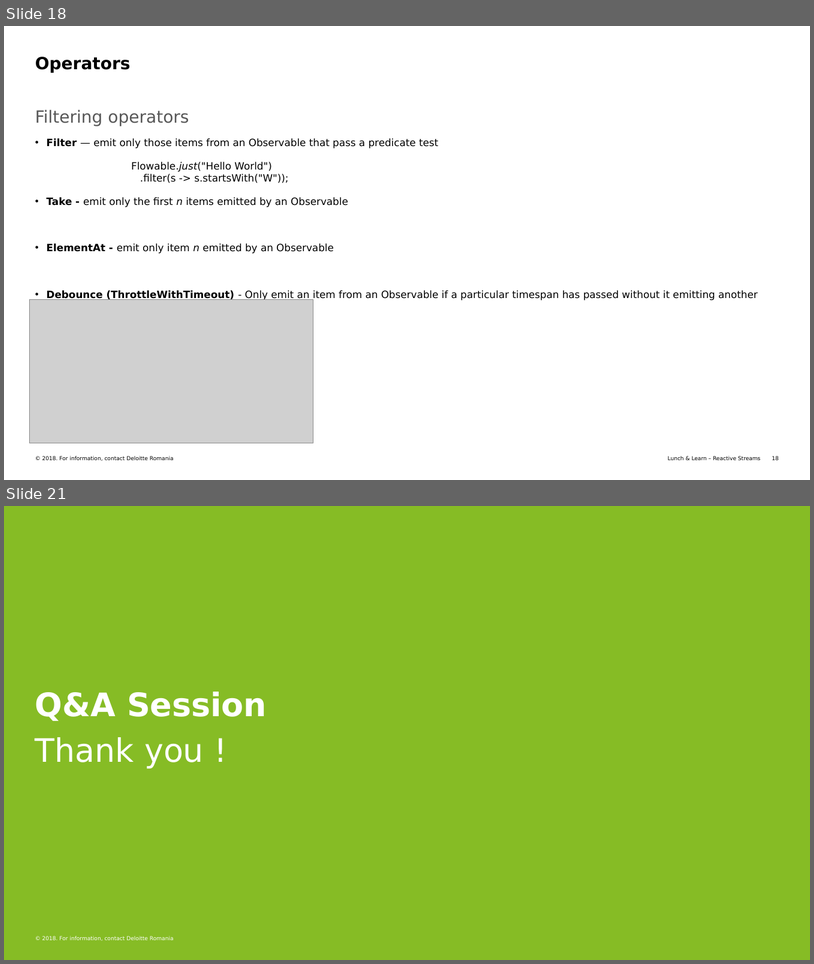
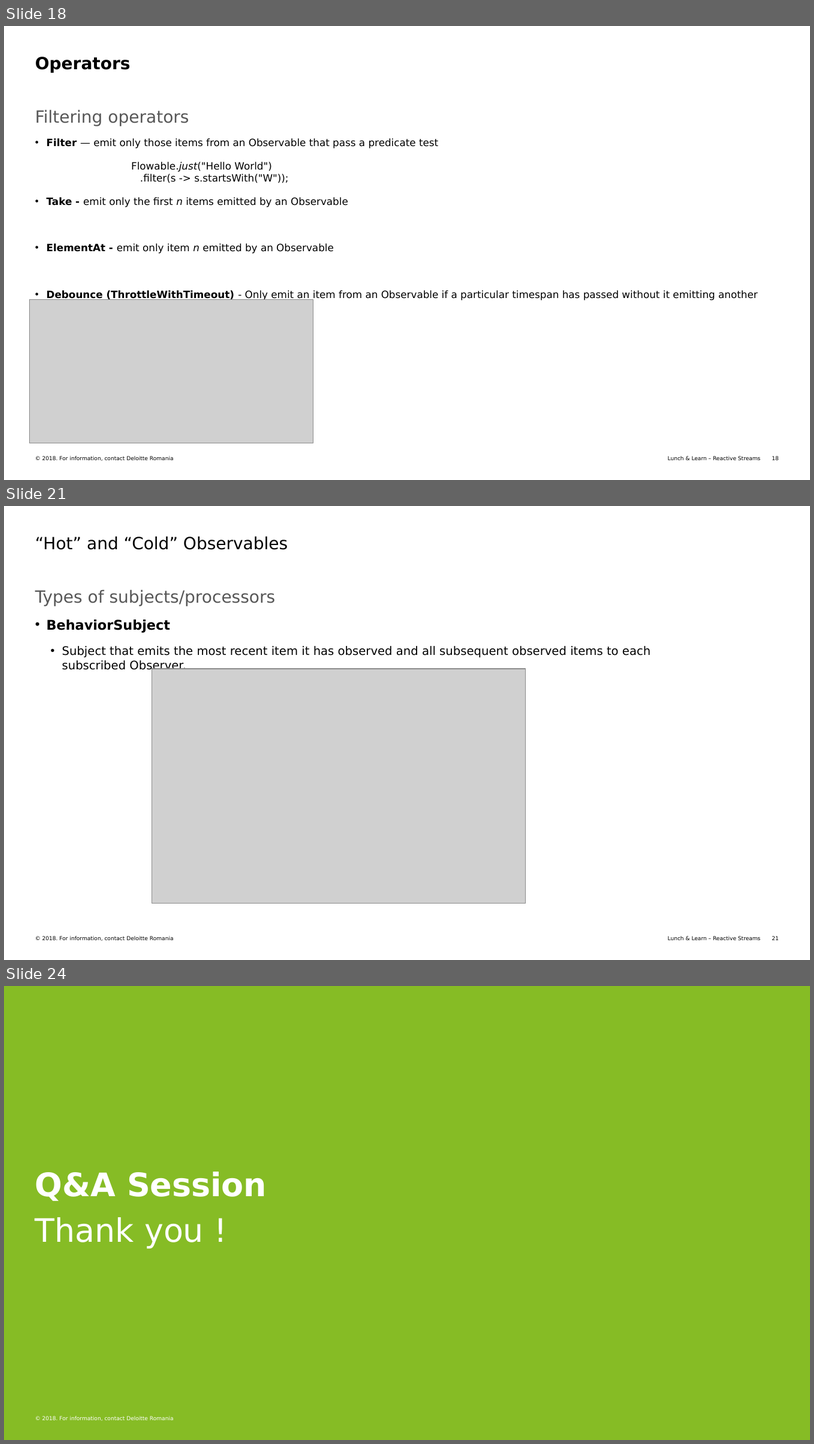
Before and after one commit to icsu/ReactiveStreamsPresentation2018, a slide deck: Presentation/src/Documentation/LunchLearn_ReactiveStreams_RxJava.pptx. Shown one above the other, each under a label of ours: slides 18 and 21 before the commit, slides 18, 21 and 24 after it; the slides between them are not shown. The pictures are 814x964 and 814x1444 pixels, drawn with LibreOffice and Linux fonts; fonts in the diff are those of the drawing; grey boxes stand for pictures. Boxes give left, top, right and bottom in pixels: in the first picture for what was removed or moved away, otherwise in the second. Text is boxed around its words. In the diff, an @@ line names an element or a change of style, - is before the commit and + after.

```diff
--- a/Presentation/src/Documentation/LunchLearn_ReactiveStreams_RxJava.pptx
+++ b/Presentation/src/Documentation/LunchLearn_ReactiveStreams_RxJava.pptx
@@ slide 21 added at <box>4,506,810,960</box>, background #FFFFFF; not listed: 3 template elements that a slide beside it also shows @@
@@ title added at <box>35,536,288,550</box>, 20 pt, text #000000 @@
+“Hot” and “Cold” Observables
@@ text added at <box>35,589,276,606</box>, 20 pt, text #575757 @@
+Types of subjects/processors
@@ text added at <box>47,619,651,672</box>, 14 pt, text #000000 @@
+• BehaviorSubject
+    • Subject that emits the most recent item it has observed and all subsequent observed items to each subscribed Observer.
@@ picture added at <box>152,669,526,903</box> @@
@@ what was slide 21 is now slide 24 @@
```
Also in this commit, not shown: 6 slides changed, 2 other slides added, 6 other files.
